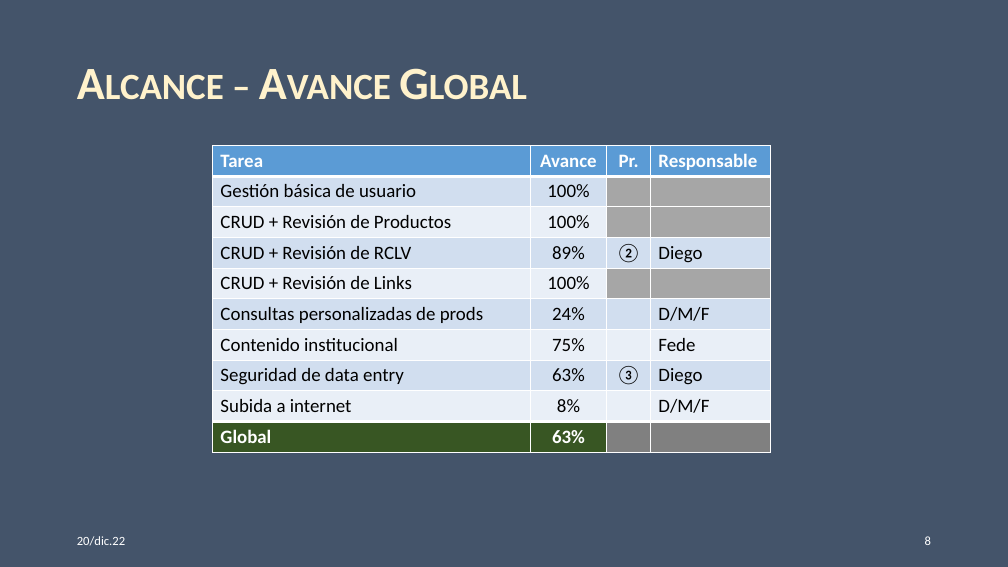
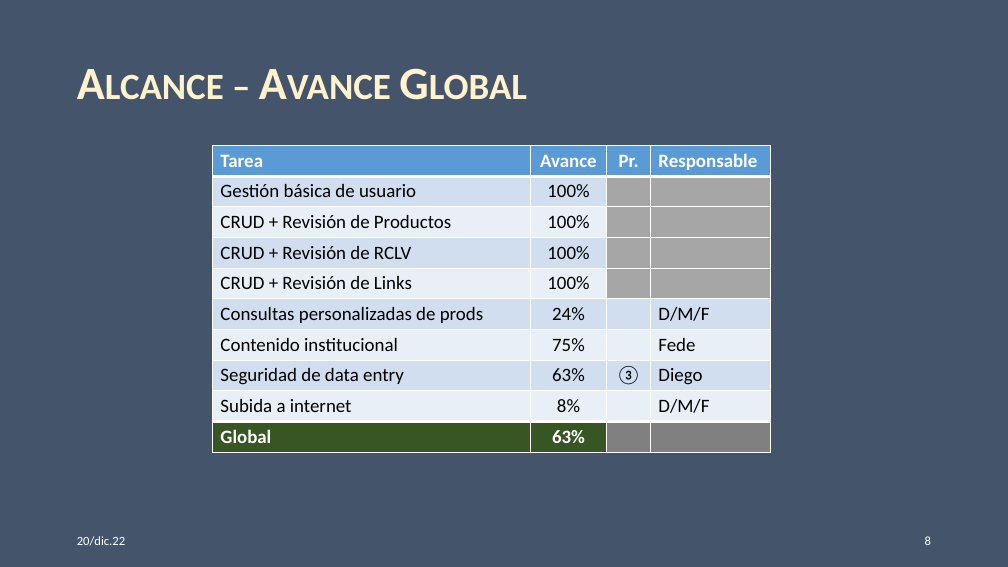
Before and after one commit to Diribar/ELC-Peliculas, a slide deck: slide 8 of 0-varios/Archivos-Office/Desarrollo web Teovisión v2.pptx. Drawn at 1008x567 pixels with LibreOffice and Linux fonts; fonts in the diff are those of the drawing. Boxes give left, top, right and bottom in pixels: in the first picture for what was removed or moved away, otherwise in the second. Text is boxed around its words. In the diff, an @@ line names an element or a change of style, - is before the commit and + after.

```diff
--- a/0-varios/Archivos-Office/Desarrollo web Teovisión v2.pptx
+++ b/0-varios/Archivos-Office/Desarrollo web Teovisión v2.pptx
@@ table at [213,146,770,453] @@
-row 4: CRUD + Revisión de RCLV | 89% | ② | Diego
+row 4: CRUD + Revisión de RCLV | 100% |  | 
@@ fill #D2DEEF to #A6A6A6 in 2 cells @@
```
Also in this commit, not shown: 1 other slide changed.
